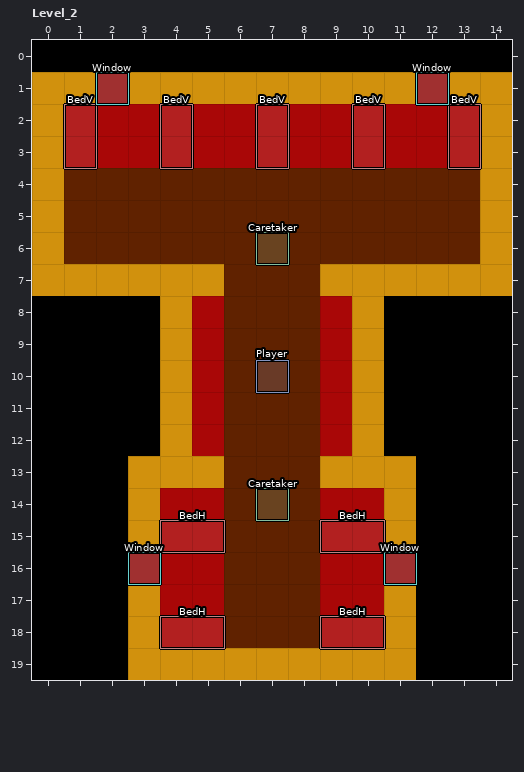
LDtk project: Assets/Levels/Levels.ldtk. The first picture shows the starting point.
Cells are 16x16 px. Shown: Level_2 x 0..14, y 0..19.
New version:
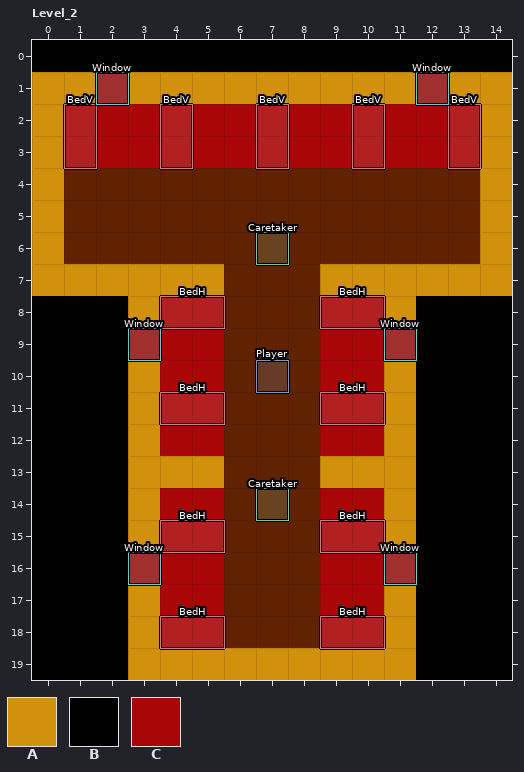
Key: from "Walls": A 2 "Wall", B 3 "Void", C 4 "PathfindingBlocker".
_ is an empty cell.
Objects are placed by their top-left corner, in cells (3,4 is the top-left corner of cell 3,4); size is 1x1 cell unless given.
Change:
Layer "Walls":
Tile B gives way to tile A in row 8 at x 3 and 11; in rows 10 to 12 at x 3 and 11.
Tile A gives way to tile C in rows 8 to 12 at x 4 and 10.
Tile B gives way to tile C in row 9 at x 3 and 11.
Layer "Beds":
A new object: "BedH" rectangle at 4,11 size 2x1.
A new object: "BedH" rectangle at 4,8 size 2x1.
A new object: "BedH" rectangle at 9,8 size 2x1.
A new object: "BedH" rectangle at 9,11 size 2x1.
A new object: "Window" rectangle at 3,9.
A new object: "Window" rectangle at 11,9.
